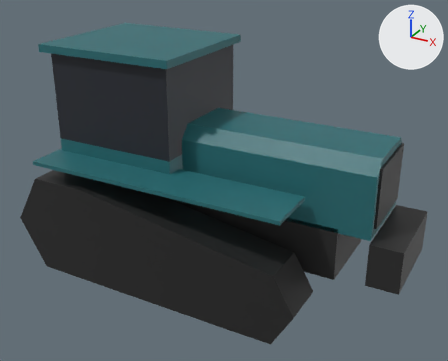
A saved change to the glTF model Data/RideUK/Props/SM_Prop_farm_tractortrack_0_LOD2.glb.
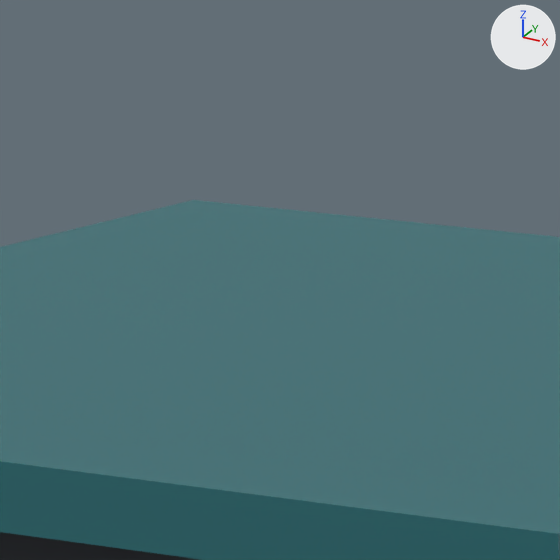
Each version appears first whole from a 50 mm lens placed at (3.93, -6.92, 4.87), pointed at (0.2, -0.14, 1.48), and next in a close-up on the part from 23% to 37% of the width and 0% to 18% of the height. The axes (+X, +Y, +Z) are drawn at upper right. The lights are the same throughout. The older version's two pictures come first. Vertices at exactly the same position are counted once.

Names of what the first close-up shows: 'SM_Prop_farm_tractortrack_0_LOD2'.
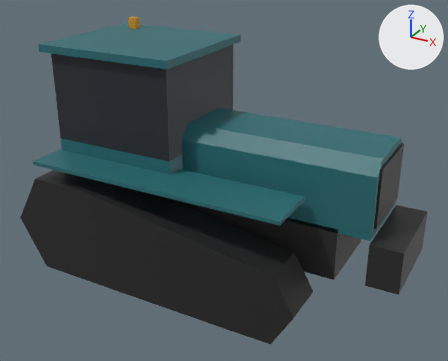
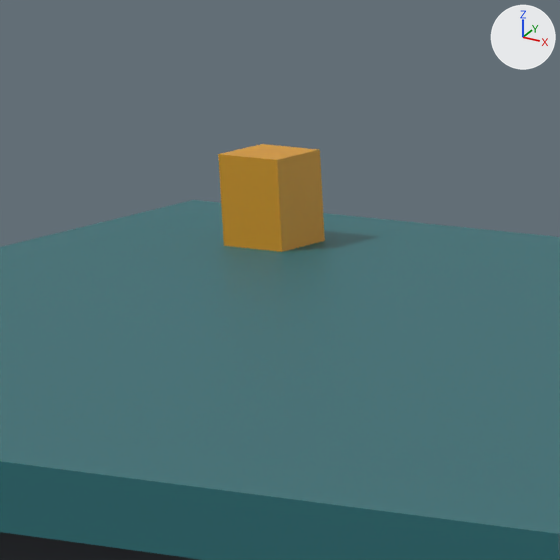
The newer file is also turned or shifted as a whole; pictures and numbers use the older file's frame.

Pixel boxes (x1, y1, x2, y2) of what changed, in the close-ups (560 x 560 px):
'SM_Prop_farm_tractortrack_0_LOD2', reshaped
    before: (0, 200, 560, 560)
    after: (0, 144, 560, 560)
part 1 of me_sm_prop_farm_tractortrack_0_lod2, added (brown)
    after: (218, 144, 325, 252)

Edits to the bpy script that builds the scene:
```text
Change me_sm_prop_farm_tractortrack_0_lod2:
    used by ob_sm_prop_farm_tractortrack_0_lod2; location = (0.0, 0.0, 0.0)
    remove me_sm_prop_farm_tractortrack_0_lod2.from_pydata(...)  # 108 vertices, 172 faces; spans x -2.48..2.78, y -1.39..1.33, z 0.07..3.25
    add me_sm_prop_farm_tractortrack_0_lod2.from_pydata(...)  # 116 vertices, 184 faces; spans x -2.48..2.78, y -1.39..1.33, z 0.07..3.4
    me_sm_prop_farm_tractortrack_0_lod2 part 1: a new loose piece, a box spanning x -1.78..-1.66, y 0.56..0.68, z 3.25..3.4, in mat_defaultmaterial
    other edits to the shape of me_sm_prop_farm_tractortrack_0_lod2 do not show in these pictures
```
